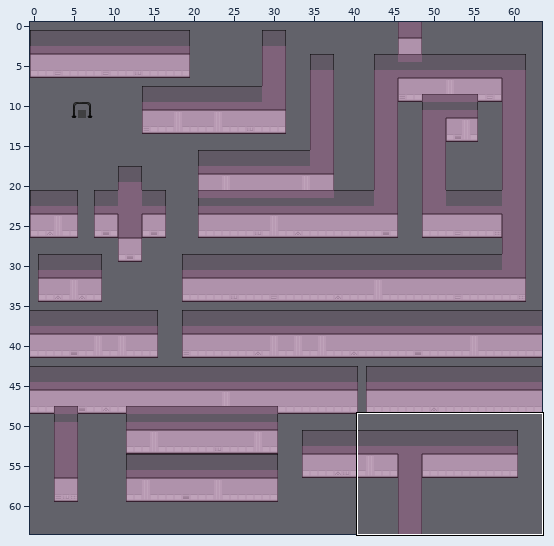
An edit to a level. Tiled map, res/maps/metal.tmx. Above: a wide view before the commit, with the close-up outlined.
Close-up. The starting point:
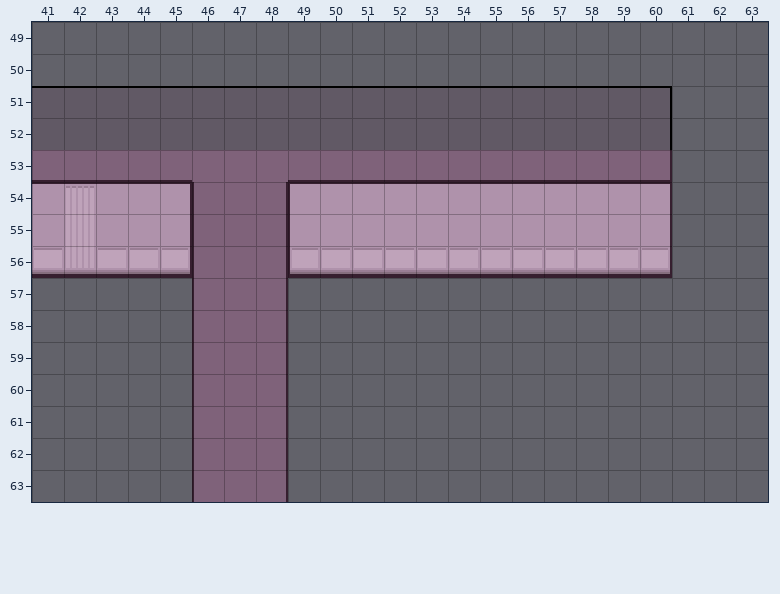
Cells are 16x16 px. Shown: x 41..63, y 49..63.
After the commit:
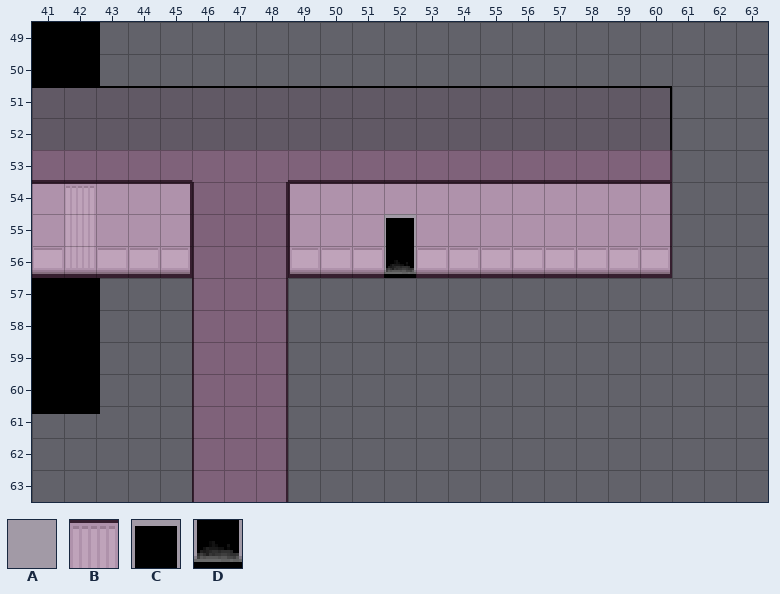
Key: from "metal": A 5, B 25, C 28, D 32.
_ is an empty cell, . an unchanged one.
Objects are placed by their top-left corner, in cells (3,4 is the top-left corner of cell 3,4); size is 1x1 cell unless given.
See-through tiles are keyed as they look on the map.
From old to new:
layer "image" shown
--- layer "floor"
@@ x 52..52 @@
-55 A
+55 C
--- layer "entities"
+D at 52,56
--- layer "collision"
@@ x 52..52 @@
-55 B
-56 B
+55 _
+56 _
